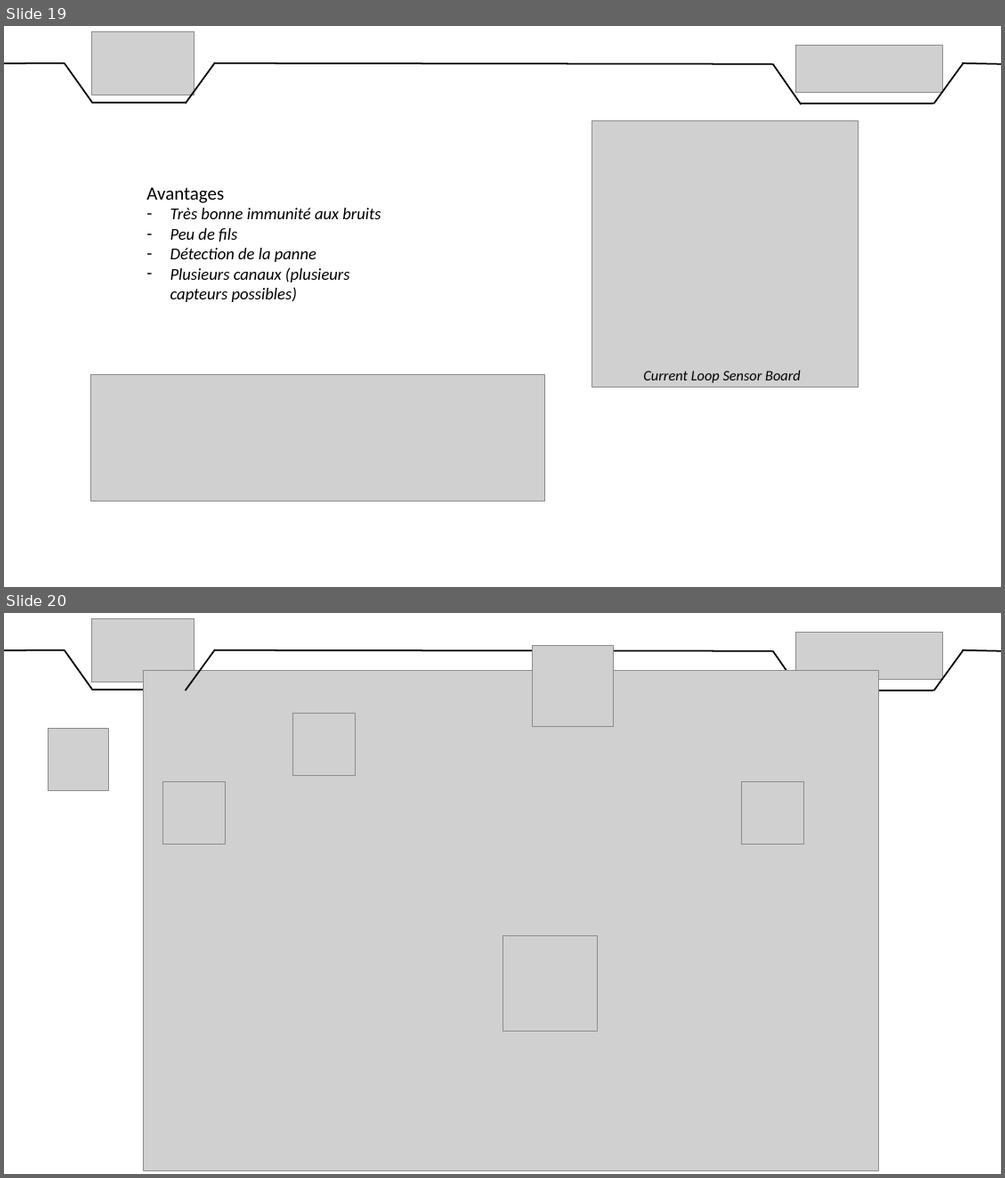
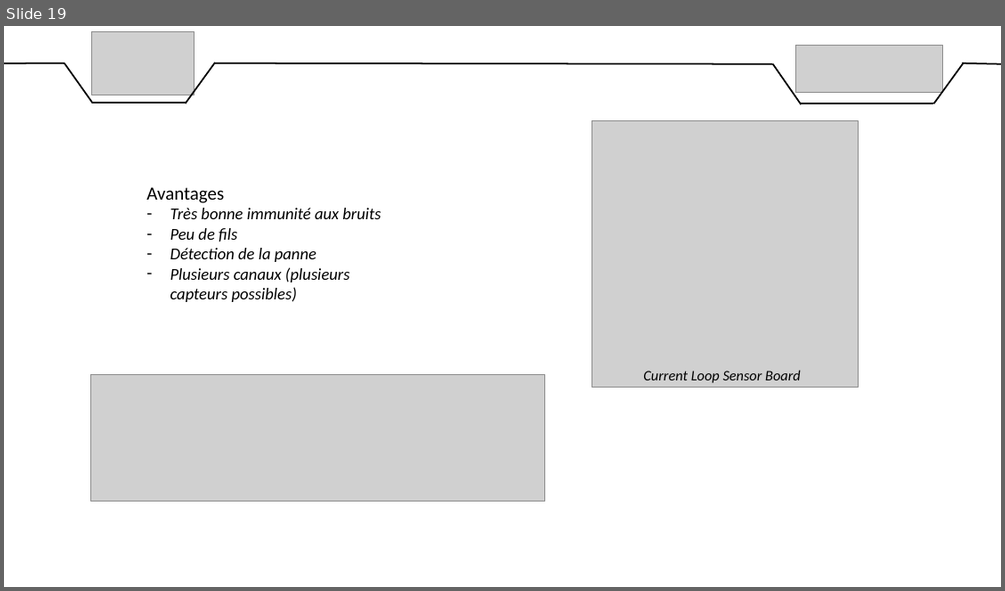
Before and after one commit to DylanChe/SupervisionSerre, a slide deck: oral_projet/revue_2/diaporama_revue_2_samuel.pptx. Shown one above the other, each under a label of ours: slides 19 and 20 before the commit, slide 19 after it. The pictures are 1005x1178 and 1005x591 pixels, drawn with LibreOffice and Linux fonts; fonts in the diff are those of the drawing; grey boxes stand for pictures. Boxes give left, top, right and bottom in pixels: in the first picture for what was removed or moved away, otherwise in the second. Text is boxed around its words. In the diff, an @@ line names an element or a change of style, - is before the commit and + after.

```diff
--- a/oral_projet/revue_2/diaporama_revue_2_samuel.pptx
+++ b/oral_projet/revue_2/diaporama_revue_2_samuel.pptx
@@ slide 20 removed at (4, 613, 1001, 1174), background #FFFFFF @@
@@ picture removed at (91, 618, 194, 682) @@
@@ picture removed at (796, 633, 943, 679) @@
@@ line removed from (4, 650) to (65, 650) @@
@@ line removed from (65, 650) to (92, 690) @@
@@ line removed from (215, 649) to (185, 690) @@
@@ line removed from (214, 650) to (773, 651) @@
@@ picture removed at (532, 645, 614, 727) @@
@@ line removed from (773, 651) to (801, 691) @@
@@ line removed from (963, 649) to (933, 690) @@
@@ line removed from (962, 650) to (1001, 651) @@
@@ line removed from (92, 690) to (186, 690) @@
@@ picture removed at (143, 670, 879, 1170) @@
@@ line removed from (801, 690) to (933, 690) @@
@@ picture removed at (292, 714, 355, 775) @@
@@ picture removed at (48, 728, 109, 791) @@
@@ picture removed at (163, 781, 226, 844) @@
@@ picture removed at (742, 781, 804, 844) @@
@@ picture removed at (502, 936, 598, 1031) @@
```
Also in this commit, not shown: 1 slide changed, 10 other files.
